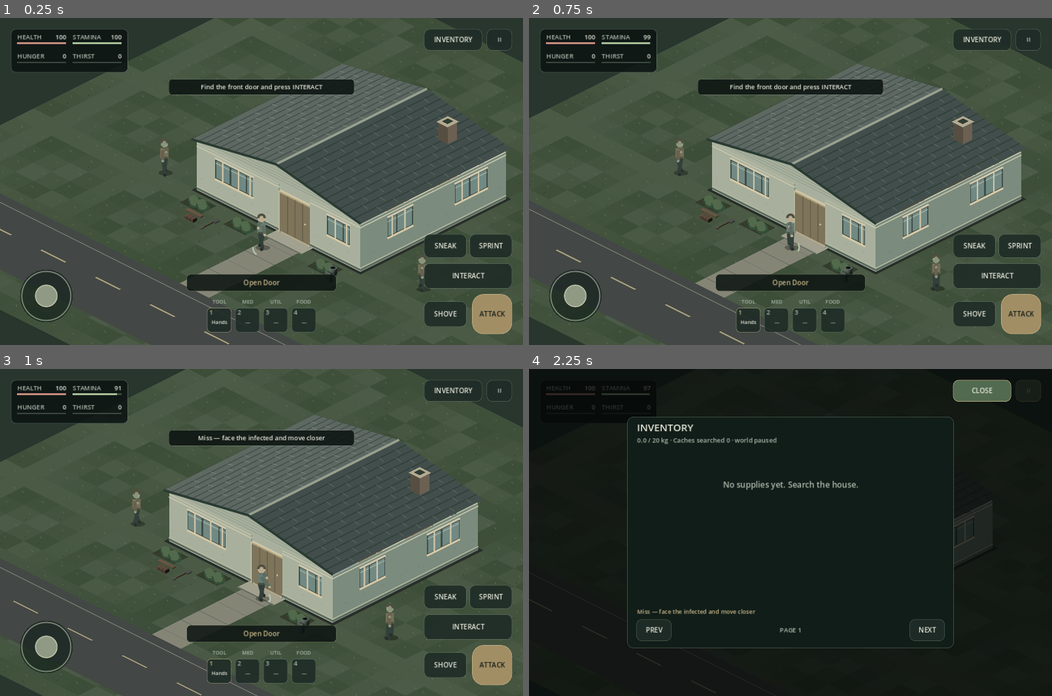
Above: before the commit, frames 1-4 (two rows, left to right).
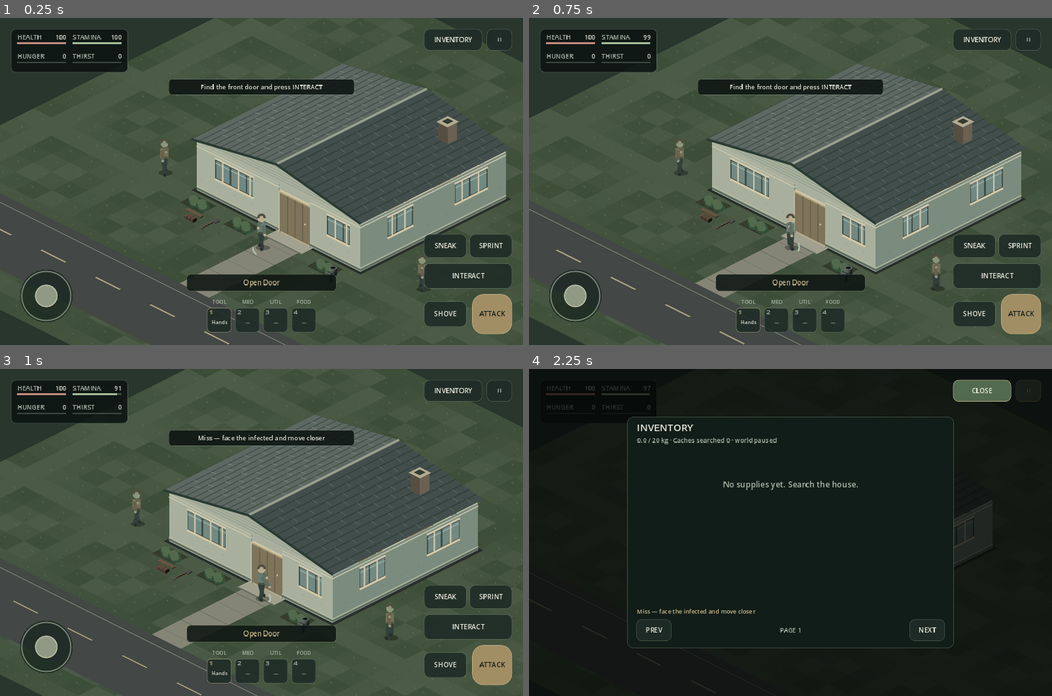
Above: after the commit, the same moments.

Repository: kalashgit/last-light-godot
Game: Godot game, scene res://main.tscn
Two runs of this game, one before a commit and one after it. Both use one fixed random seed, a clock stepped at 60 frames per second and the inputs below.
Inputs (mouse positions are in pixels of both pictures, inside the frame that each line leads up to):
- Up to frame 1 (0.25 s): no input
- Up to frame 2 (0.75 s): tap Enter at 0.5 s; move the mouse to (905, 165) at 0.52 s; hold Right (ui_right) from 0.53 s (still down); tap Shift at 0.6 s; click (905, 165) at 0.67 s
- Up to frame 3 (1 s): keep holding Right (ui_right); tap Space at 0.77 s
- Up to frame 4 (2.25 s): release Right (ui_right) at 1.25 s; drag from (685, 548) to (764, 597) at 1.27 s; move the mouse to (842, 460) at 2.02 s; hold Right (ui_right) from 2.03 s (still down); tap I at 2.1 s

The runs differ from the first frame. In frame 1, 0.7% of the frame differs, in the area x 3-97%, y 5-94%; in frame 2, 0.7%; in frame 3, 0.6%; in frame 4, 0.6%.

Commit message:
Add smooth indoor camera zoom, tap transform, and cached inventory icons

Diff:
--- a/scripts/house.gd
+++ b/scripts/house.gd
@@ -22,6 +22,10 @@
 var sneaking := false
 var joystick_dead_zone := .14
 var held_sprites: Dictionary = {}
+var icon_sprites: Dictionary = {}
+var camera_zoom := 1.0
+const INDOOR_ZOOM := 1.72
+const CAMERA_RESPONSE := 6.0
 var selected_target: Dictionary = {}
 var drops: Array[Dictionary] = []
 const SurvivalState := preload("res://scripts/survival_state.gd")
@@ -77,6 +81,7 @@
 var attack_cooldown := 0.0
 
 func _ready() -> void:
+ texture_filter = CanvasItem.TEXTURE_FILTER_NEAREST
  art.setup(self)
  _load_controls()
  _make_house()
@@ -258,6 +263,8 @@
  _announce("Pushed back — make space" if hit else "Shove missed")
 
 func _process(delta: float) -> void:
+ var desired_zoom := INDOOR_ZOOM if HOME.has_point(player) else 1.0
+ camera_zoom = lerpf(camera_zoom, desired_zoom, 1.0 - exp(-CAMERA_RESPONSE * clampf(delta, 0.0, 0.25)))
  if paused or inventory_open or health<=0:
   queue_redraw()
   return
@@ -321,9 +328,16 @@
 func _iso(p: Vector2, height: float = 0) -> Vector2:
  return Vector2((p.x - p.y) * TX, (p.x + p.y) * TY - height)
 
+func _camera_center() -> Vector2:
+ var size := get_viewport_rect().size
+ return size * Vector2(.50, .58 if HOME.has_point(player) else .70)
+
 func _screen(p: Vector2, height: float = 0) -> Vector2:
- var size := get_viewport_rect().size
- return _iso(p, height) - _iso(player) + size * Vector2(.50, .58 if HOME.has_point(player) else .70)
+ return _iso(p, height) - _iso(player) + _camera_center()
+
+func _world_to_view(point: Vector2) -> Vector2:
+ var center := _camera_center()
+ return center + (point - center) * camera_zoom
 
 func _poly(points: PackedVector2Array, color: Color) -> void:
  draw_colored_polygon(points, color)
@@ -387,7 +401,11 @@
  return alive
 
 func _draw() -> void:
+ # World-only transform: never scale the controls or inventory.
+ var center := _camera_center()
+ draw_set_transform(center * (1.0 - camera_zoom), 0.0, Vector2.ONE * camera_zoom)
  art.draw_world(self)
+ draw_set_transform(Vector2.ZERO, 0.0, Vector2.ONE)
  _draw_ui()
 
 func _tap(point: Vector2) -> void:
@@ -764,6 +782,21 @@
  if target.kind=="drop": return "Pick Up Item"
  return "Search "+String(items[target.index].name).capitalize()
 
+func _item_icon(id: String) -> Texture2D:
+ var definition: Dictionary = survival.definitions.get(id, {})
+ var art_id: String = str(definition.get("art_id", id))
+ if not icon_sprites.has(art_id):
+  var icon: Texture2D = null
+  if art.catalog.has(art_id):
+   for frame in art.catalog[art_id].frames:
+    if frame.mode == "icon":
+     var path := "res://assets/generated/factory/" + str(frame.file)
+     if ResourceLoader.exists(path):
+      icon = load(path) as Texture2D
+     break
+  icon_sprites[art_id] = icon
+ return icon_sprites[art_id] as Texture2D
+
 func _inventory_rows() -> Array:
  var rows:=survival.rows()
  inventory_page=clampi(inventory_page,0,maxi(0,ceili(rows.size()/6.0)-1))
@@ -858,7 +891,7 @@
   for index in range(count):
    var target: Dictionary={"kind":kind,"index":index}
    if not _target_valid(target): continue
-   var screen:=_screen(_target_point(target),30 if kind!="drop" else 0)
+   var screen:=_world_to_view(_screen(_target_point(target),30 if kind!="drop" else 0))
    var score:=point.distance_to(screen)
    if score<distance:
     distance=score
